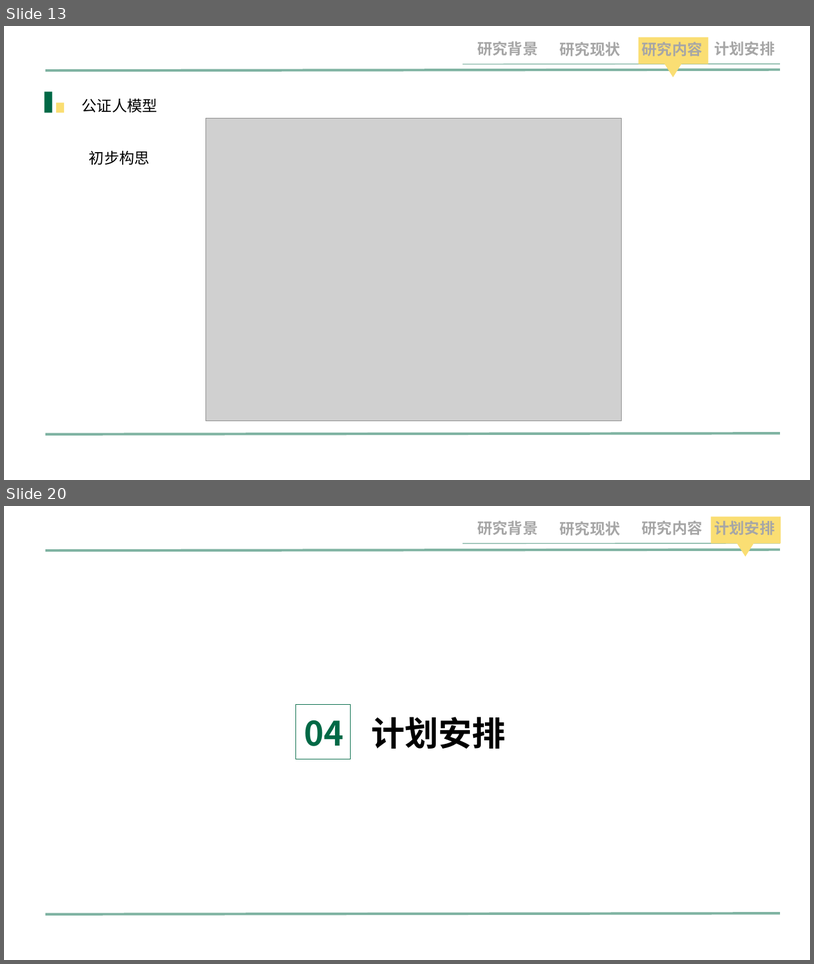
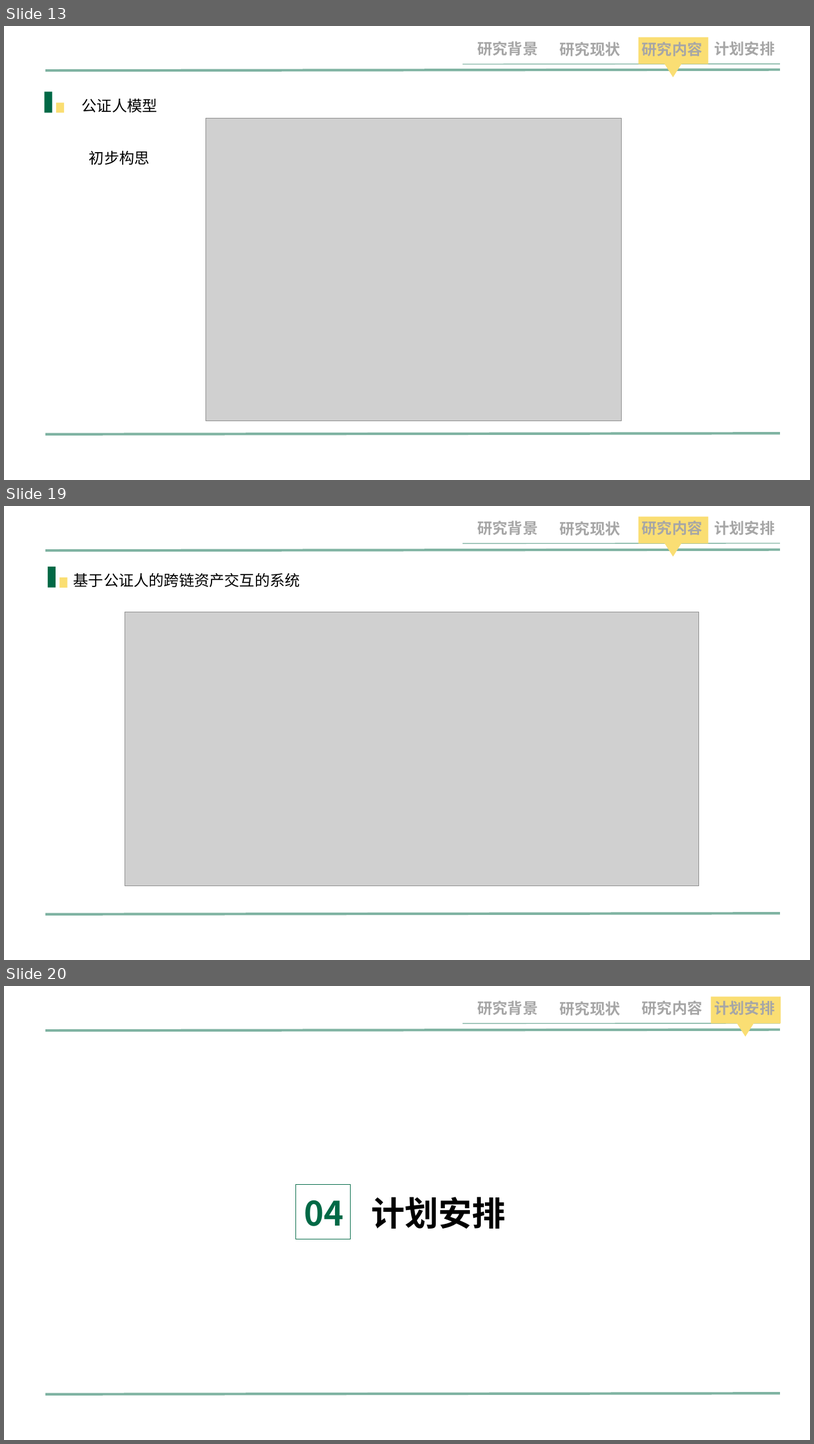
Before and after one commit to jiangquanli-0304/notary, a slide deck: 开题报告-li.pptx. Shown one above the other, each under a label of ours: slides 13 and 20 before the commit, slides 13, 19 and 20 after it; the slides between them are not shown. The pictures are 814x964 and 814x1444 pixels, drawn with LibreOffice and Linux fonts; fonts in the diff are those of the drawing; grey boxes stand for pictures; background and template pictures are left out. Boxes give left, top, right and bottom in pixels: in the first picture for what was removed or moved away, otherwise in the second. Text is boxed around its words. In the diff, an @@ line names an element or a change of style, - is before the commit and + after.

```diff
--- a/开题报告-li.pptx
+++ b/开题报告-li.pptx
@@ slide 19 added at <box>4,506,810,960</box>, background #FFFFFF; not listed: 3 template elements that a slide beside it also shows @@
@@ text added at <box>477,521,538,535</box>, 18 pt, text #A6A6A6, bold @@
+研究背景
@@ text added at <box>560,521,621,535</box>, 18 pt, text #A6A6A6, bold @@
+研究现状
@@ rectangle added at <box>639,516,710,543</box>, fill #FADE73 @@
@@ text added at <box>642,520,703,535</box>, 18 pt, text #A6A6A6, bold @@
+研究内容
@@ text added at <box>714,521,775,535</box>, 18 pt, text #A6A6A6, bold @@
+计划安排
@@ line added from (463, 544) to (781, 544), #016946 1 pt @@
@@ triangle added at <box>664,542,683,557</box>, fill #FADE73 @@
@@ rectangle added at <box>48,567,56,588</box>, fill #016946 @@
@@ rectangle added at <box>60,577,68,588</box>, fill #FADE72 @@
@@ text added at <box>74,573,300,587</box>, 18 pt, text #000000 @@
+基于公证人的跨链资产交互的系统
@@ picture added at <box>125,612,699,885</box> @@
```
Also in this commit, not shown: 7 slides changed, 1 slide removed, 5 other files.
